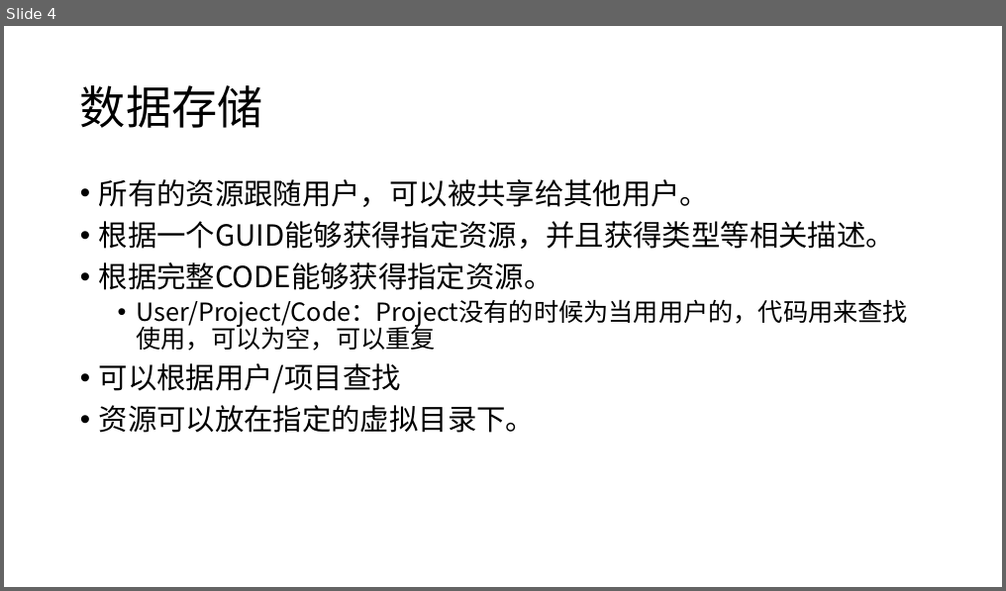
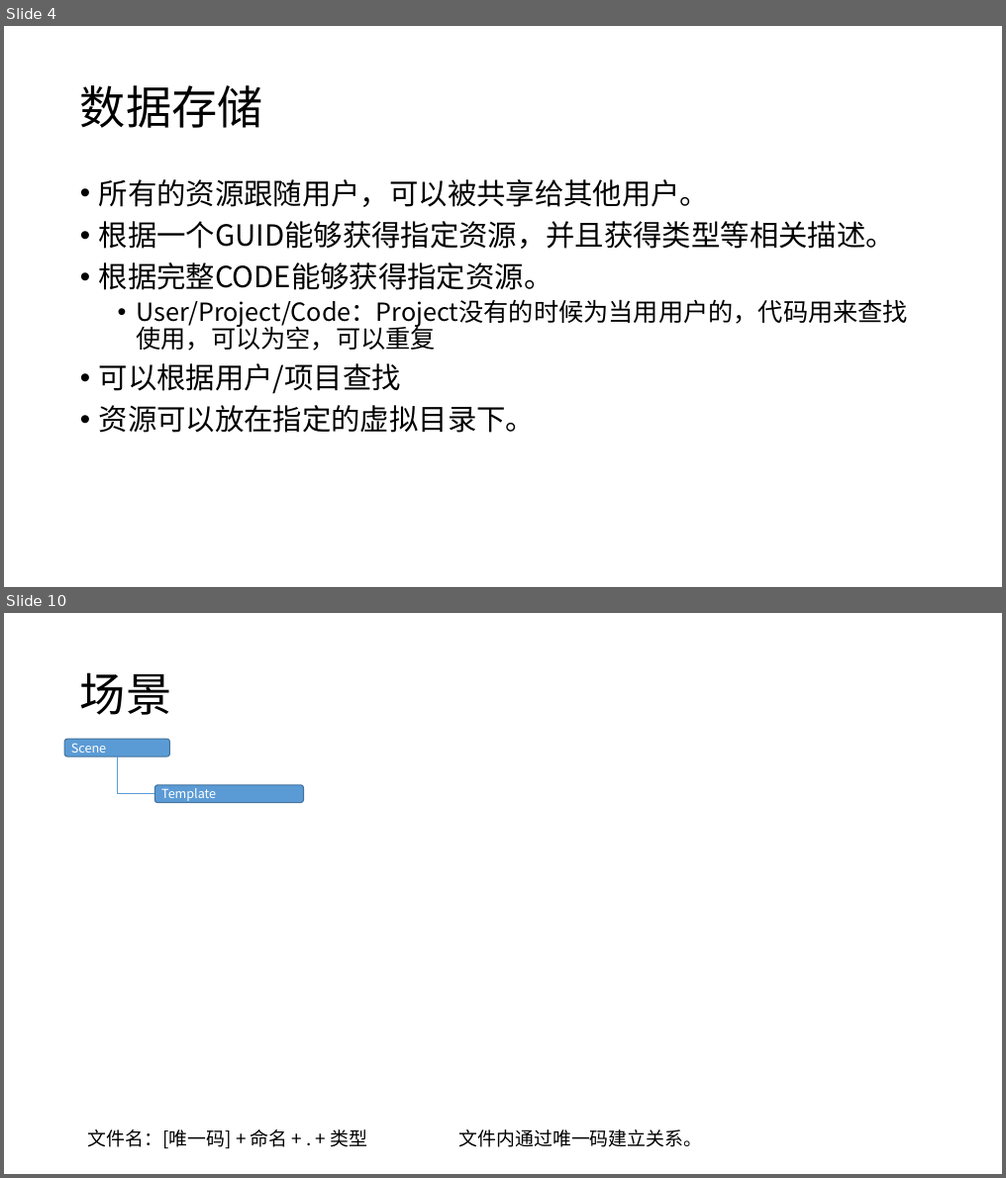
Before and after one commit to favedit/MoCloud3d, a slide deck: Document/5-设计管理/2-数据/数据存储-160112.pptx. Shown one above the other, each under a label of ours: slide 4 before the commit, slides 4 and 10 after it; the slides between them are not shown. The pictures are 1006x591 and 1006x1178 pixels, drawn with LibreOffice and Linux fonts; fonts in the diff are those of the drawing. Boxes give left, top, right and bottom in pixels: in the first picture for what was removed or moved away, otherwise in the second. Text is boxed around its words. In the diff, an @@ line names an element or a change of style, - is before the commit and + after.

```diff
--- a/Document/5-设计管理/2-数据/数据存储-160112.pptx
+++ b/Document/5-设计管理/2-数据/数据存储-160112.pptx
@@ slide 10 added at [4, 613, 1002, 1174], background #FFFFFF @@
@@ title added at [80, 672, 171, 715], 44 pt, text #000000 @@
+场景
@@ rounded rectangle added at [64, 739, 170, 757], fill #5B9BD5, outline #43739E 1 pt, 12 pt, text #FFFFFF @@
+Scene
@@ elbow line added from (117, 757) to (155, 794), #5B9BD5 1 pt @@
@@ rounded rectangle added at [155, 785, 304, 803], fill #5B9BD5, outline #43739E 1 pt, 12 pt, text #FFFFFF @@
+Template
@@ text added at [88, 1130, 368, 1150], 18 pt, text #000000 @@
+文件名：[唯一码] + 命名 + . + 类型
@@ text added at [459, 1130, 703, 1148], 18 pt, text #000000 @@
+文件内通过唯一码建立关系。
```
Also in this commit, not shown: 4 slides changed, 2 other slides added, 1 other file.
